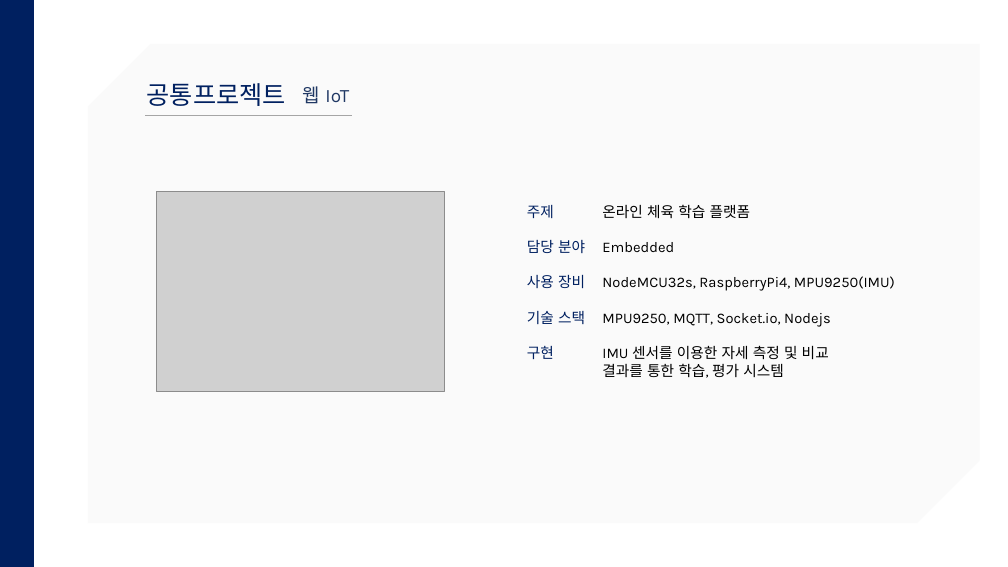
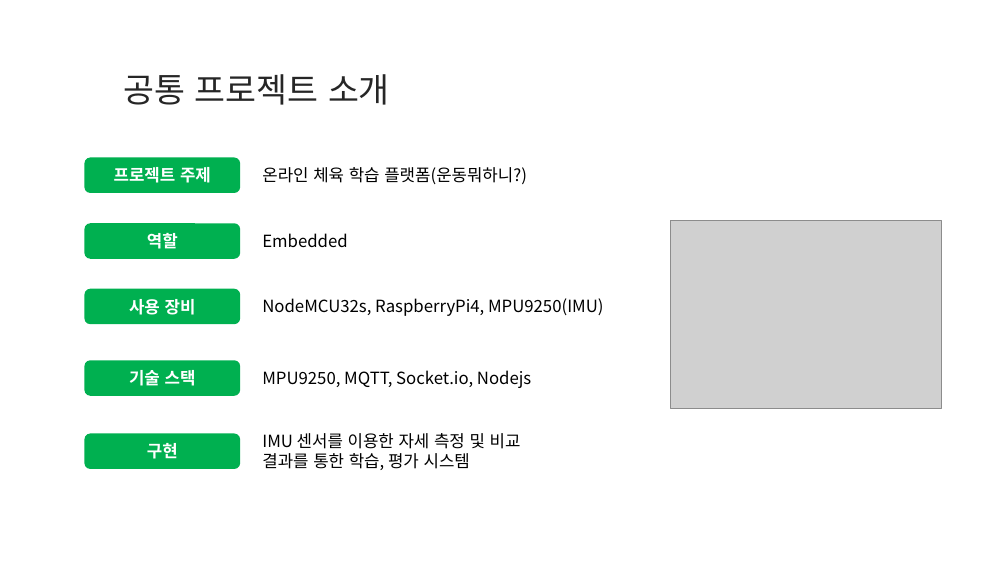
Before and after one commit to shim99887/TMI, a slide deck: slide 2 of docs/Introduce/SDS_자기소개_백현오.pptx (slide 3 before the commit). Drawn at 1008x567 pixels with LibreOffice and Linux fonts; fonts in the diff are those of the drawing; grey boxes stand for pictures; background and template pictures are left out. Boxes give left, top, right and bottom in pixels: in the first picture for what was removed or moved away, otherwise in the second. Text is boxed around its words. In the diff, an @@ line names an element or a change of style, - is before the commit and + after.

```diff
--- a/docs/Introduce/SDS_자기소개_백현오.pptx
+++ b/docs/Introduce/SDS_자기소개_백현오.pptx
@@ rectangle removed at box(0, 0, 34, 567) @@
@@ snip diag rect removed at box(88, 44, 980, 523) @@
@@ title "공통 프로젝트 소개" at box(124, 74, 390, 105): vertical alignment top to middle @@
@@ title at box(124, 74, 390, 105): text changed; size 24 to 32 pt; font Karla to Noto Sans CJK KR; text colour #002060 to #262626 @@
-공통프로젝트
+공통 프로젝트 소개
@@ text removed at box(303, 86, 349, 104) @@
-웹 IoT
@@ line removed from (145, 116) to (352, 116) @@
@@ rounded rectangle added at box(85, 157, 240, 193), fill #00B050, 16 pt, text #FFFFFF, bold @@
+프로젝트 주제
@@ text added at box(262, 167, 527, 184), 16 pt, text #000000 @@
+온라인 체육 학습 플랫폼(운동뭐하니?)
@@ picture removed at box(157, 191, 445, 392) @@
@@ rounded rectangle added at box(85, 223, 240, 259), fill #00B050, 16 pt, text #FFFFFF, bold @@
+역할
@@ text added at box(262, 233, 347, 248), 16 pt, text #000000 @@
+Embedded
@@ picture added at box(671, 220, 941, 408) @@
@@ rounded rectangle added at box(85, 289, 240, 324), fill #00B050, 16 pt, text #FFFFFF, bold @@
+사용 장비
@@ text added at box(262, 298, 603, 316), 16 pt, text #000000 @@
+NodeMCU32s, RaspberryPi4, MPU9250(IMU)
@@ rounded rectangle added at box(85, 361, 240, 396), fill #00B050, 16 pt, text #FFFFFF, bold @@
+기술 스택
@@ text added at box(262, 370, 531, 388), 16 pt, text #000000 @@
+MPU9250, MQTT, Socket.io, Nodejs
@@ rounded rectangle added at box(85, 433, 240, 469), fill #00B050, 16 pt, text #FFFFFF, bold @@
+구현
@@ text "IMU 센서를 이용한 자세 측정 ...": place and size @@
-text "IMU 센서를 이용한 자세 측정 ..." at box(527, 205, 895, 378)
+text "IMU 센서를 이용한 자세 측정 ..." at box(262, 433, 521, 470)
@@ text at box(262, 433, 521, 449): text changed; size 14 to 16 pt; font Karla to Noto Sans CJK KR @@
-주제 온라인 체육 학습 플랫폼
-담당 분야 Embedded
-사용 장비 NodeMCU32s, RaspberryPi4, MPU9250(IMU)
-기술 스택 MPU9250, MQTT, Socket.io, Nodejs
-구현 IMU 센서를 이용한 자세 측정 및 비교
+IMU 센서를 이용한 자세 측정 및 비교
@@ text at box(262, 453, 470, 470): size 14 to 16 pt, font Karla to Noto Sans CJK KR in "결과를 통한 학습, 평가 시스템" @@
```
Also in this commit, not shown: 2 other slides changed, 2 slides removed.
